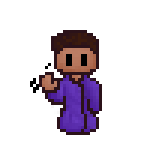
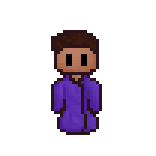
Two versions of the same layered image (156x156). Layer-by-layer changes:
painted on "jake-head.png" over [30, 63, 66, 114]
